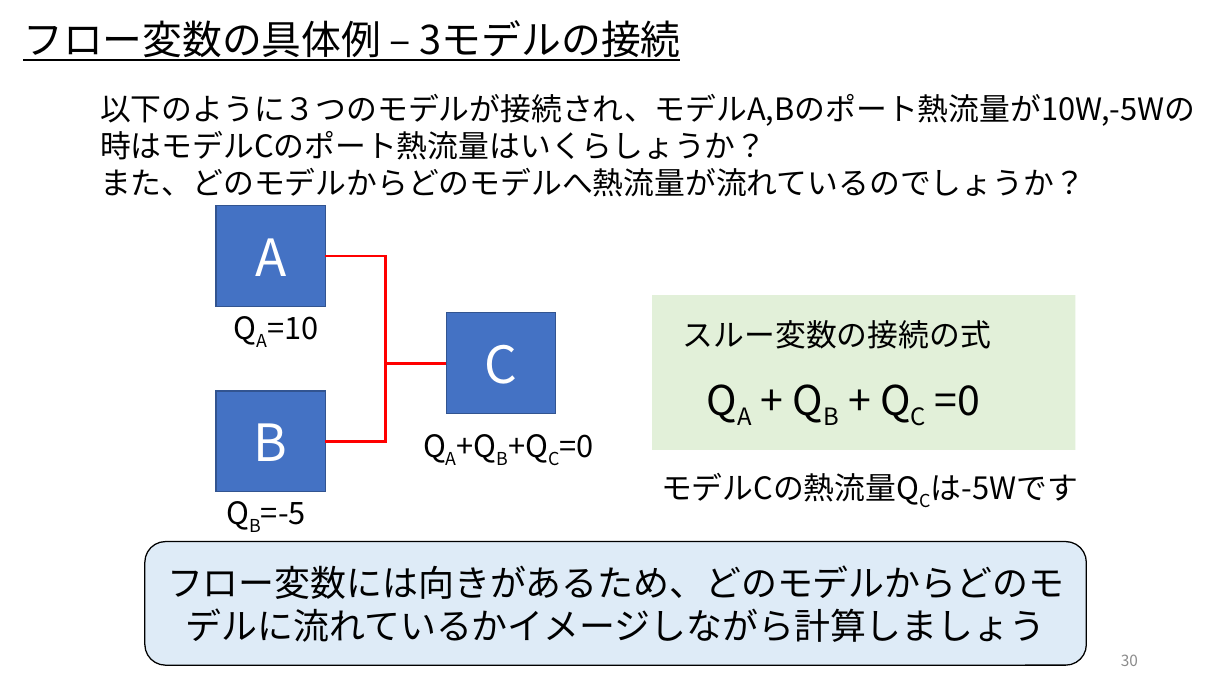
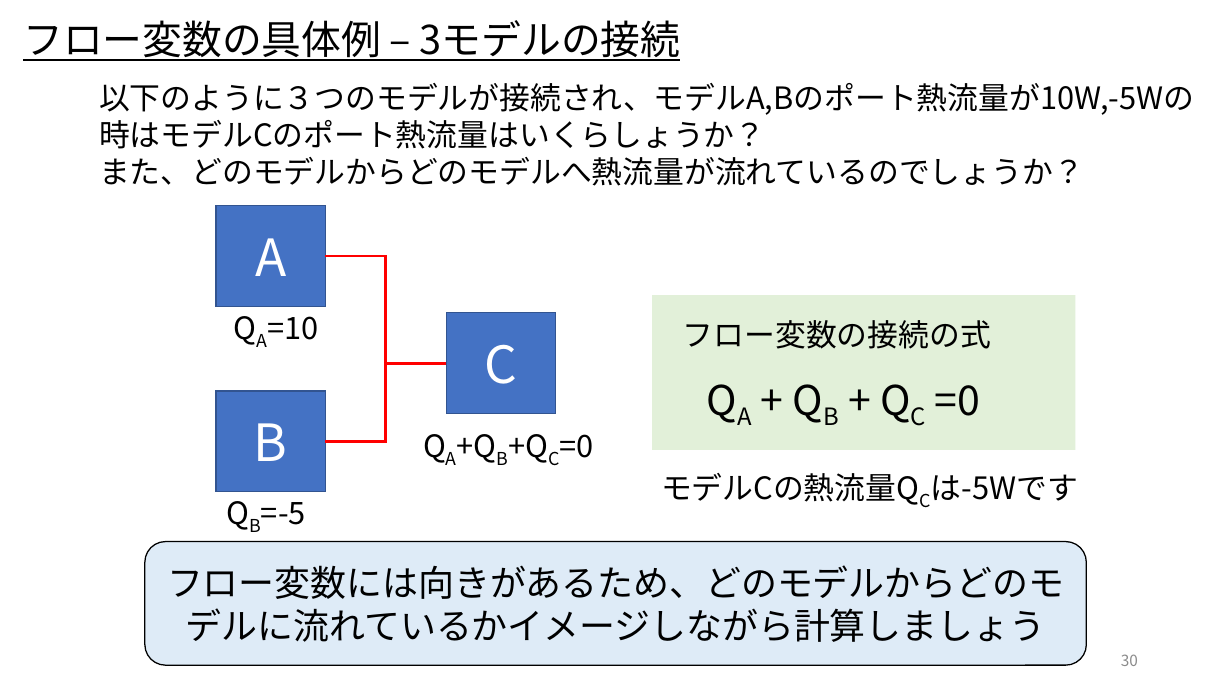
Before and after one commit to UedaShigenori/OpenModelica_Tutorials_Ja, a slide deck: slide 30 of Dev/7_PhysicsDomainModel/OpenModelica_Tutorials_7_PlantModel.pptx. Drawn at 1232x693 pixels with LibreOffice and Linux fonts; fonts in the diff are those of the drawing. Boxes give left, top, right and bottom in pixels: in the first picture for what was removed or moved away, otherwise in the second. Text is boxed around its words. In the diff, an @@ line names an element or a change of style, - is before the commit and + after.

```diff
--- a/Dev/7_PhysicsDomainModel/OpenModelica_Tutorials_7_PlantModel.pptx
+++ b/Dev/7_PhysicsDomainModel/OpenModelica_Tutorials_7_PlantModel.pptx
@@ text "以下のように３つのモデルが接続され、モデルA,Bのポート熱流量が10W,-5Wの時はモデルCのポート熱流量はいくらしょう ..." moved from (x1=100, y1=94, x2=1195, y2=197) to (x1=99, y1=83, x2=1194, y2=186) @@
@@ text at (x1=683, y1=320, x2=991, y2=349): text changed @@
-スルー変数の接続の式
+フロー変数の接続の式
```
Also in this commit, not shown: 11 other slides changed, 3 slides added, 49 slides removed, 6 other files.
